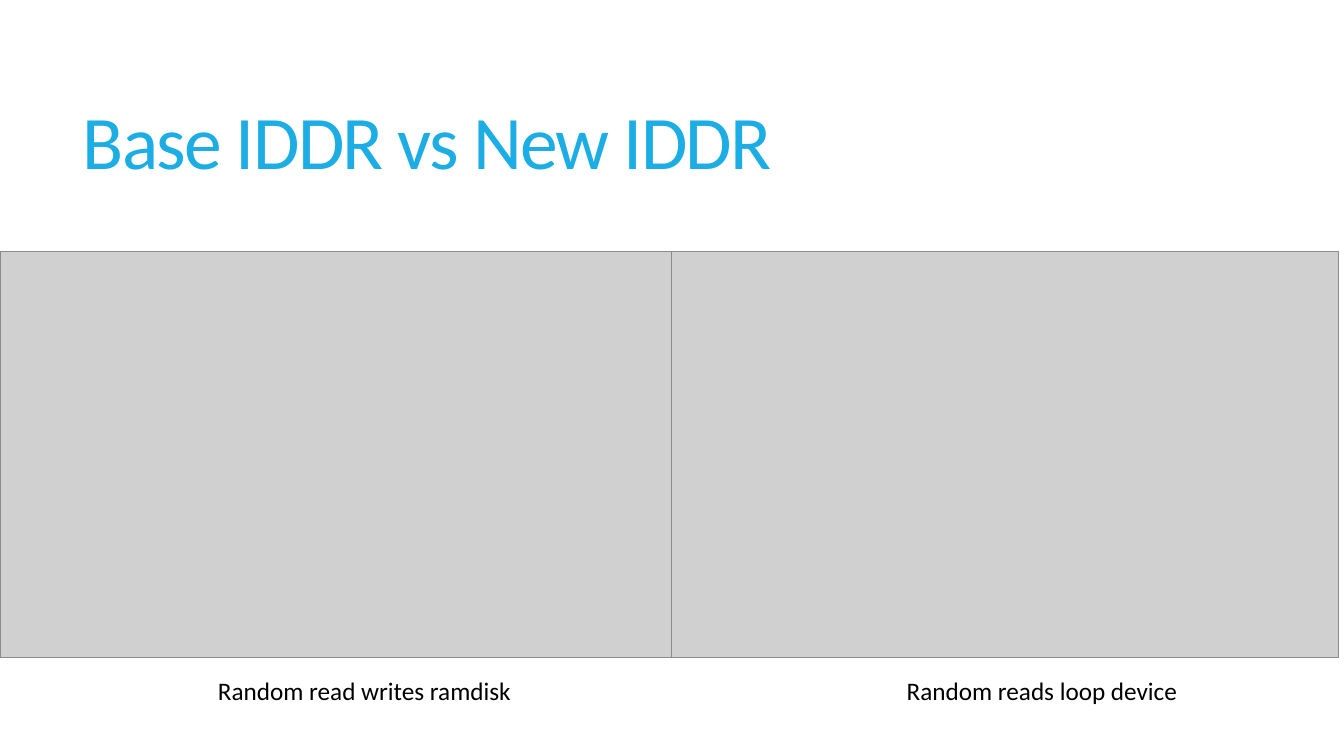
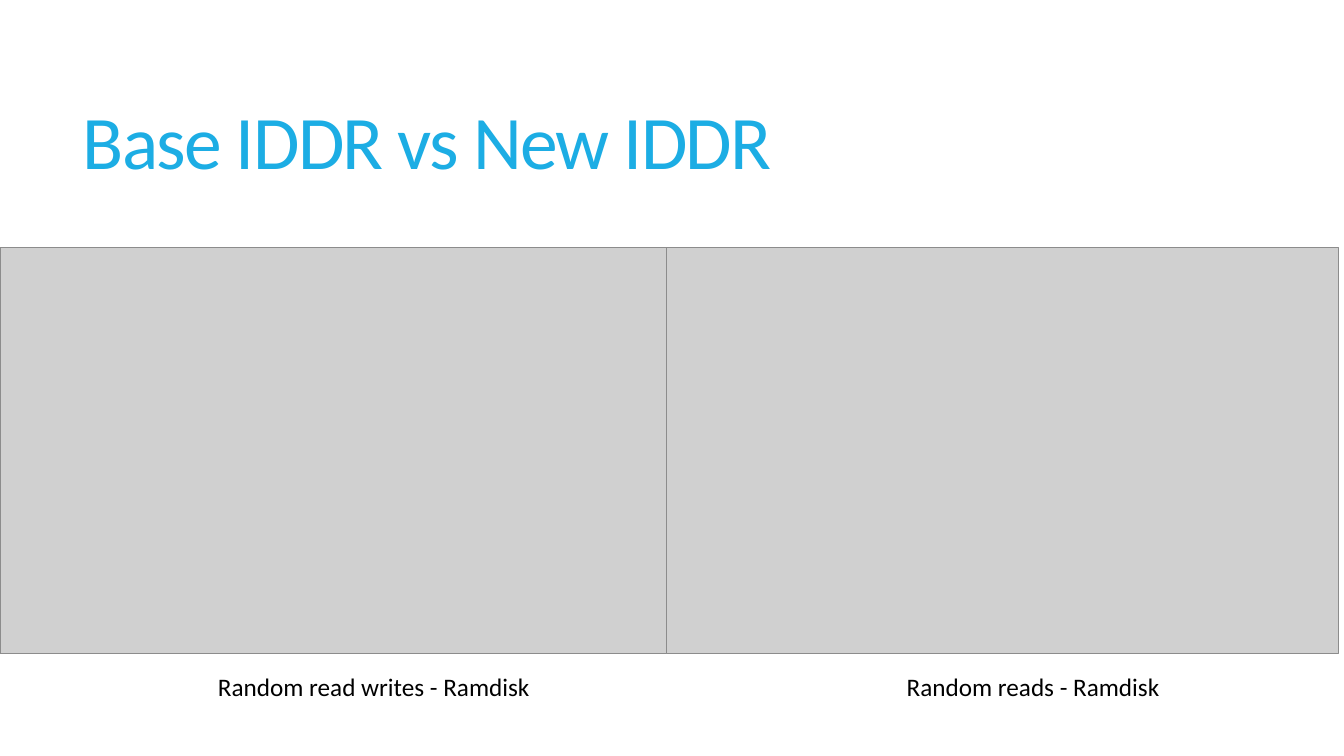
Before and after one commit to sushirol/Isolated-Driver-Domain, a slide deck: slide 25 of doc/presentation/IDDR.pptx. Drawn at 1344x756 pixels with LibreOffice and Linux fonts; fonts in the diff are those of the drawing; grey boxes stand for pictures. Boxes give left, top, right and bottom in pixels: in the first picture for what was removed or moved away, otherwise in the second. Text is boxed around its words. In the diff, an @@ line names an element or a change of style, - is before the commit and + after.

```diff
--- a/doc/presentation/IDDR.pptx
+++ b/doc/presentation/IDDR.pptx
@@ picture: place and size @@
-picture at bbox=[0, 251, 673, 657]
+picture at bbox=[0, 247, 673, 653]
@@ picture: place and size @@
-picture at bbox=[666, 251, 1339, 657]
+picture at bbox=[666, 247, 1339, 653]
@@ text at bbox=[218, 678, 529, 697]: text changed @@
-Random read writes ramdisk
+Random read writes - Ramdisk
@@ text at bbox=[907, 678, 1159, 697]: text changed @@
-Random reads loop device
+Random reads - Ramdisk
```
Also in this commit, not shown: 9 other slides changed, 5 slides added.
